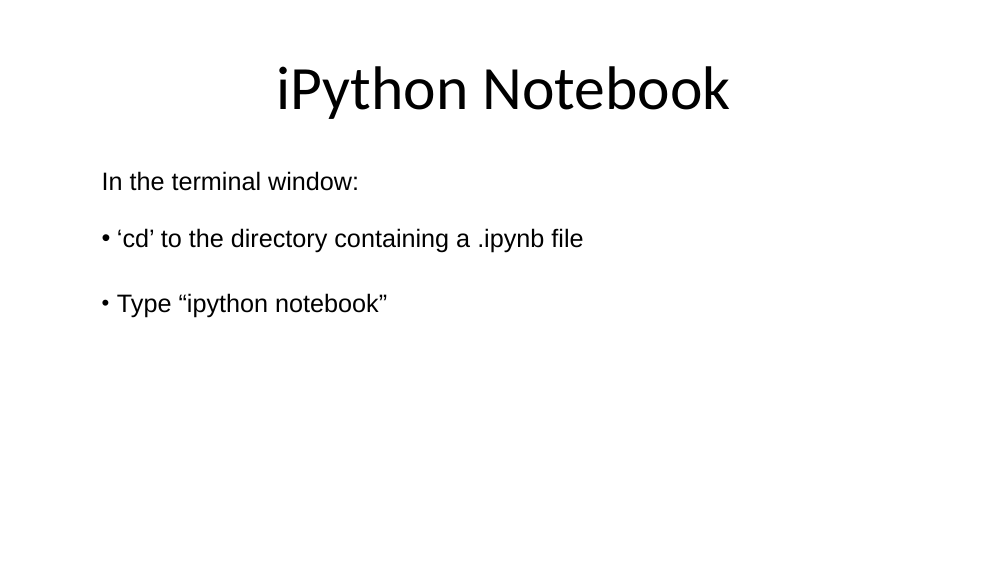
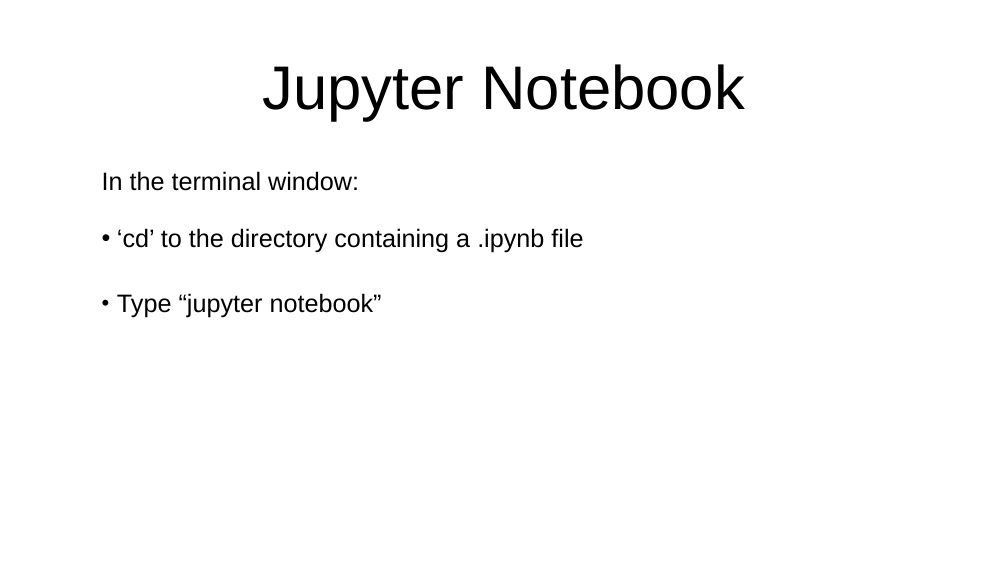
Before and after one commit to bodacea/datascienceforbeginners, a slide deck: slide 12 of Session 02 Python Basics.ppt (slide 10 before the commit). Drawn at 1008x567 pixels with LibreOffice and Linux fonts; fonts in the diff are those of the drawing. Boxes give left, top, right and bottom in pixels: in the first picture for what was removed or moved away, otherwise in the second. Text is boxed around its words. In the diff, an @@ line names an element or a change of style, - is before the commit and + after.

```diff
--- a/Session 02 Python Basics.ppt
+++ b/Session 02 Python Basics.ppt
@@ title at bbox=[262, 64, 745, 121]: text changed; font Calibri to Arial @@
-iPython Notebook
+Jupyter Notebook
@@ text at bbox=[117, 293, 382, 318]: text changed @@
-• Type “ipython notebook”
+• Type “jupyter notebook”
```
Also in this commit, not shown: 25 other slides changed, 8 slides added, 5 slides removed.
